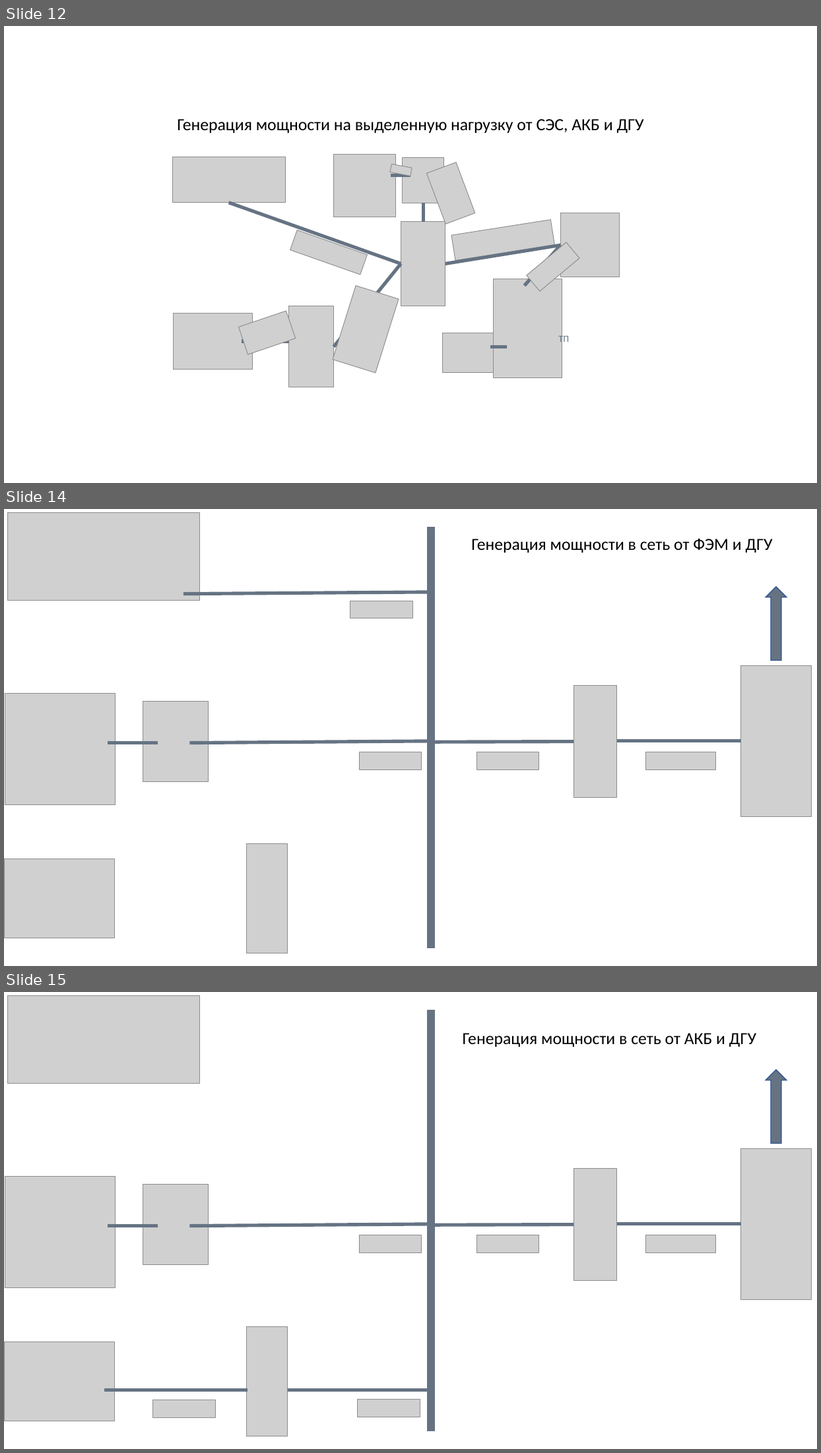
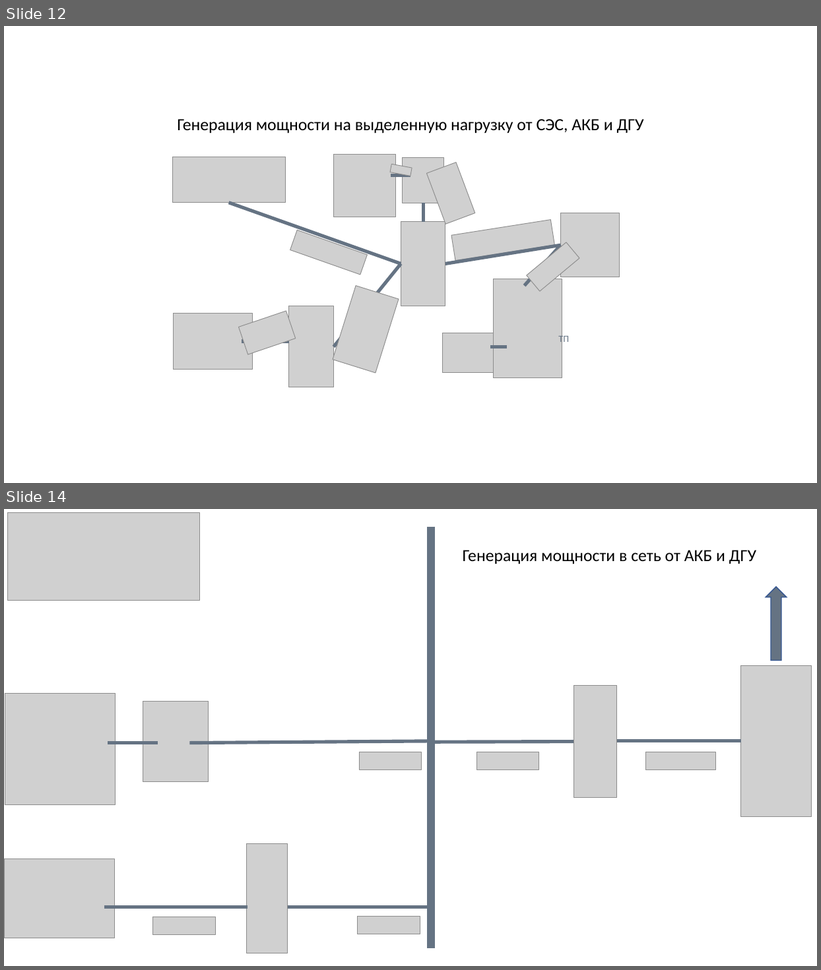
Before and after one commit to bodynight/worktest.ru, a slide deck: image/Гибридная станция MY.pptx. Shown one above the other, each under a label of ours: slides 12, 14 and 15 before the commit, slides 12 and 14 after it; the slides between them are not shown. The pictures are 821x1453 and 821x970 pixels, drawn with LibreOffice and Linux fonts; fonts in the diff are those of the drawing; grey boxes stand for pictures. Boxes give left, top, right and bottom in pixels: in the first picture for what was removed or moved away, otherwise in the second. Text is boxed around its words. In the diff, an @@ line names an element or a change of style, - is before the commit and + after.

```diff
--- a/image/Гибридная станция MY.pptx
+++ b/image/Гибридная станция MY.pptx
@@ slide 14 removed at (4,509,817,966), background #FFFFFF @@
@@ picture removed at (8,513,200,601) @@
@@ line removed from (431, 527) to (431, 949) @@
@@ text removed at (471,538,773,553) @@
-Генерация мощности в сеть от ФЭМ и ДГУ
@@ down arrow removed at (766,587,787,661) @@
@@ line removed from (184, 593) to (431, 592) @@
@@ picture removed at (350,601,413,618) @@
@@ picture removed at (741,666,811,817) @@
@@ picture removed at (574,686,617,797) @@
@@ picture removed at (5,693,116,805) @@
@@ picture removed at (143,701,209,782) @@
@@ line removed from (108, 743) to (158, 743) @@
@@ line removed from (190, 743) to (431, 741) @@
@@ line removed from (431, 742) to (574, 742) @@
@@ line removed from (612, 741) to (741, 741) @@
@@ picture removed at (359,753,421,770) @@
@@ picture removed at (477,753,539,770) @@
@@ picture removed at (646,753,716,770) @@
@@ picture removed at (247,844,288,954) @@
@@ picture removed at (4,859,114,939) @@
@@ what was slide 15 is now slide 14 @@
```
Also in this commit, not shown: 28 other files.
